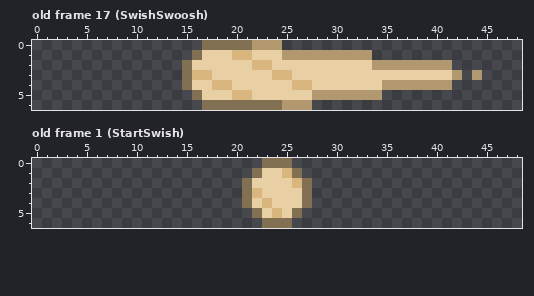
Pixel-art file -- Aseprite_Assets/BallSwooshing.aseprite. Above is the file before it was changed.
49x7 pixels, 25 frames. Shown: old frame 17 (SwishSwoosh), old frame 1 (StartSwish). The commit also changed other frames, which this record leaves out.
New version:
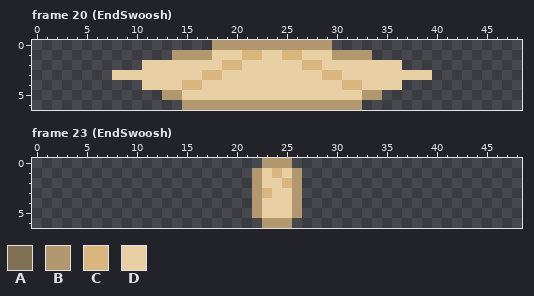
Palette (. is transparent): A #827053  B #b1986e  C #d8b67d  D #e9cfa4
A new or re-ordered frame is compared with the old frame closest to it.
Diff:
frames re-ordered
Changed rows in their new state; - is an unchanged pixel.
Frame 20 (EndSwoosh) against old frame 17 (SwishSwoosh):
first column x 8:
0 ---------.BBBB---BBBBB---------------
1 ------BBBB--D-C--CCDDD---------------
2 ---DDDDD---CC-DD---CC-----DDD.....---
3 DDDDDDDDD-C-----DD---CC---------...-.
4 ---DDDDCC-DD------DD---CC--DD.....---
5 -----BBDD---DD------DDDDD------------
6 -------BBBBBBBBBB---BBBBB------------
Frame 23 (EndSwoosh) against old frame 1 (StartSwish):
first column x 21:
0 --BBB--
1 -B-CDB-
2 .B--CB.
3 .BC--B.
4 .BD--B.
5 -B-D-B-
6 --BBB--
